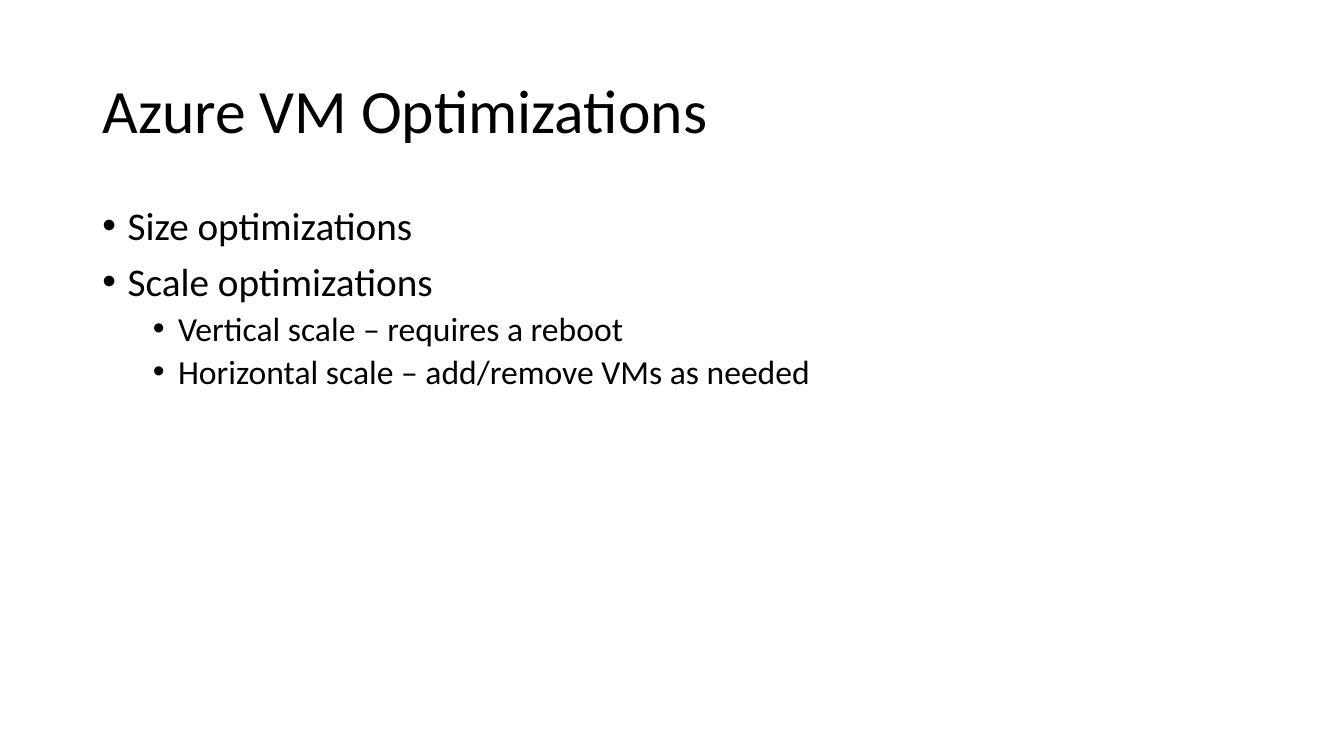
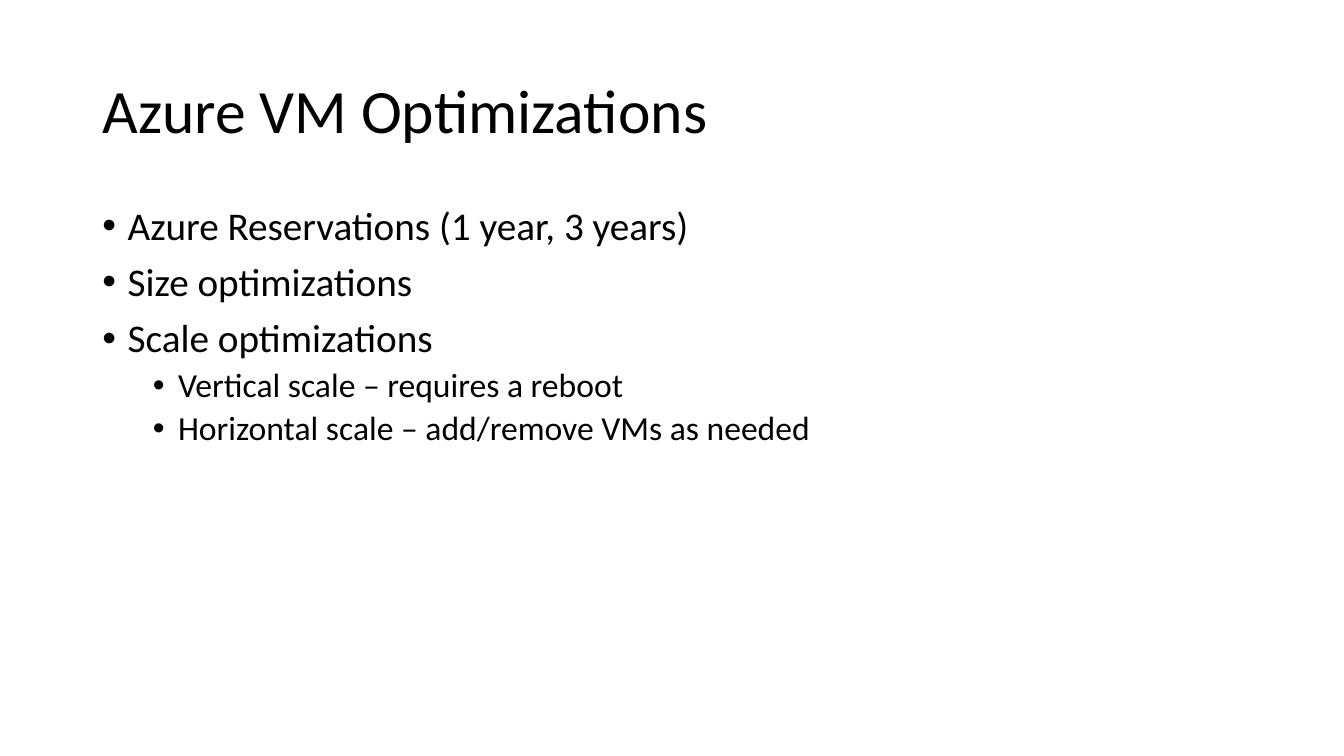
Before and after one commit to peterperov/MSFTCSA, a slide deck: slide 20 of 104-FinOps/Azure FinOps - Introduction.pptx (slide 17 before the commit). Drawn at 1344x756 pixels with LibreOffice and Linux fonts; fonts in the diff are those of the drawing. Boxes give left, top, right and bottom in pixels: in the first picture for what was removed or moved away, otherwise in the second. Text is boxed around its words. In the diff, an @@ line names an element or a change of style, - is before the commit and + after.

```diff
--- a/104-FinOps/Azure FinOps - Introduction.pptx
+++ b/104-FinOps/Azure FinOps - Introduction.pptx
@@ text at box(128, 211, 689, 247): paragraph added @@
+• Azure Reservations (1 year, 3 years)
```
Also in this commit, not shown: 1 other slide changed, 7 slides added, 1 slide removed, 1 other file.
